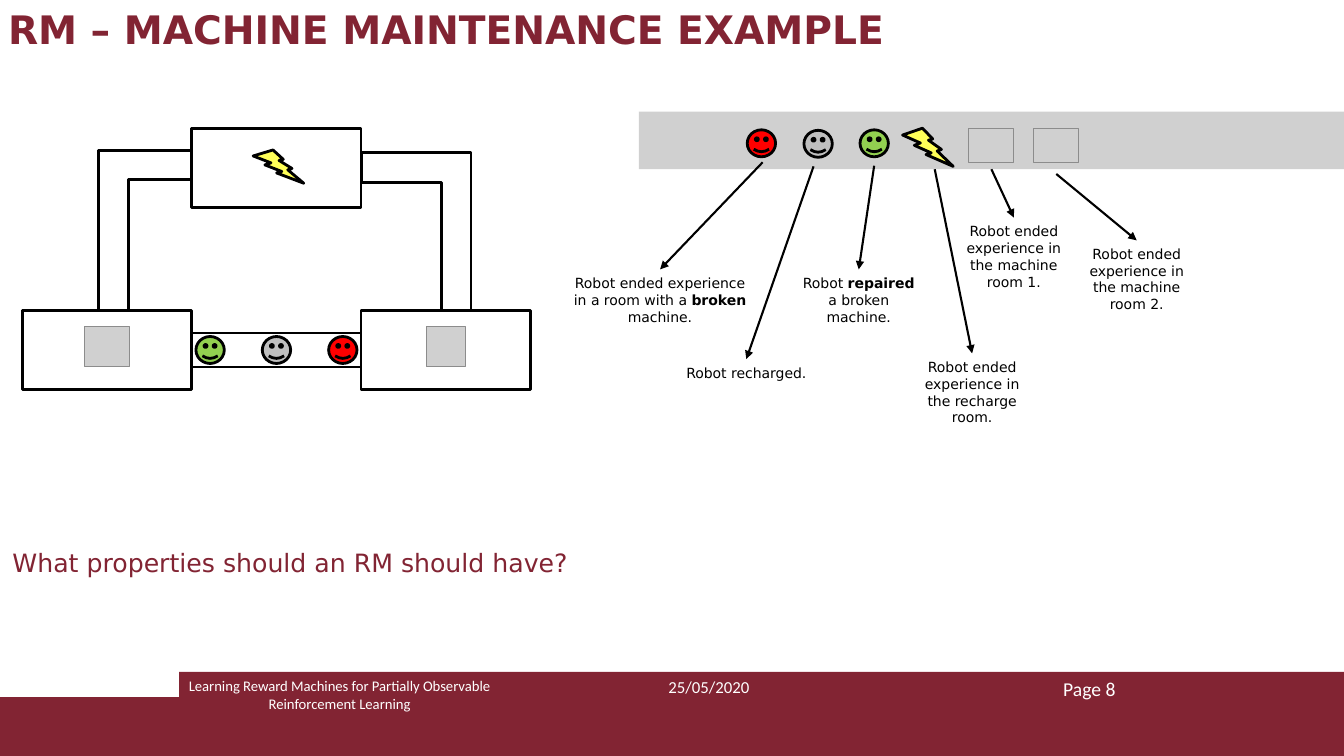
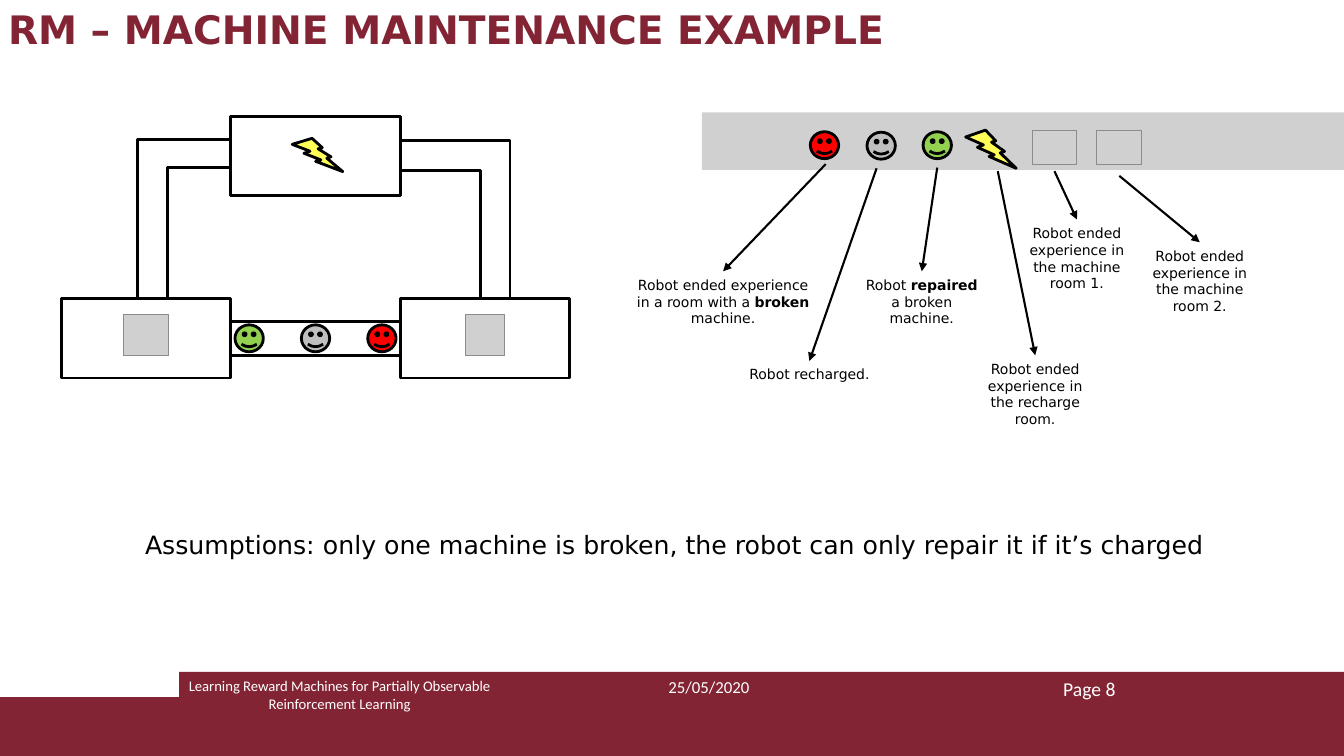
Before and after one commit to Marvet94/reasoning_agents_project_2020, a slide deck: slide 8 of ra_presentazione.pptx. Drawn at 1344x756 pixels with LibreOffice and Linux fonts; fonts in the diff are those of the drawing; grey boxes stand for pictures. Boxes give left, top, right and bottom in pixels: in the first picture for what was removed or moved away, otherwise in the second. Text is boxed around its words. In the diff, an @@ line names an element or a change of style, - is before the commit and + after.

```diff
--- a/ra_presentazione.pptx
+++ b/ra_presentazione.pptx
@@ 5 arrows, 3 pictures, 3 texts, 2 smiley faces, 1 lightning bolt: place and size @@
-5 arrows, 3 pictures, 3 texts, 2 smiley faces, 1 lightning bolt at <box>639,112,1344,423</box>
+5 arrows, 3 pictures, 3 texts, 2 smiley faces, 1 lightning bolt at <box>702,112,1344,425</box>
@@ 3 texts, 1 smiley face, 1 arrow: place and size @@
-3 texts, 1 smiley face, 1 arrow at <box>574,130,1184,323</box>
+3 texts, 1 smiley face, 1 arrow at <box>637,132,1247,324</box>
@@ rectangle: place and size @@
-rectangle at <box>22,311,192,390</box>
+rectangle at <box>62,298,231,378</box>
@@ rectangle: place and size @@
-rectangle at <box>361,311,530,390</box>
+rectangle at <box>400,298,570,378</box>
@@ 3 smiley faces, 2 pictures, 2 rectangles, 2 corners, 1 lightning bolt: place and size @@
-3 smiley faces, 2 pictures, 2 rectangles, 2 corners, 1 lightning bolt at <box>85,128,471,367</box>
+3 smiley faces, 2 pictures, 2 rectangles, 2 corners, 1 lightning bolt at <box>124,117,510,356</box>
@@ text added at <box>145,535,1204,560</box>, 18 pt, text #000000 @@
+Assumptions: only one machine is broken, the robot can only repair it if it’s charged
@@ text removed at <box>12,553,567,578</box> @@
-What properties should an RM should have?
```
Also in this commit, not shown: 6 other slides changed, 2 slides added, 1 slide removed.
